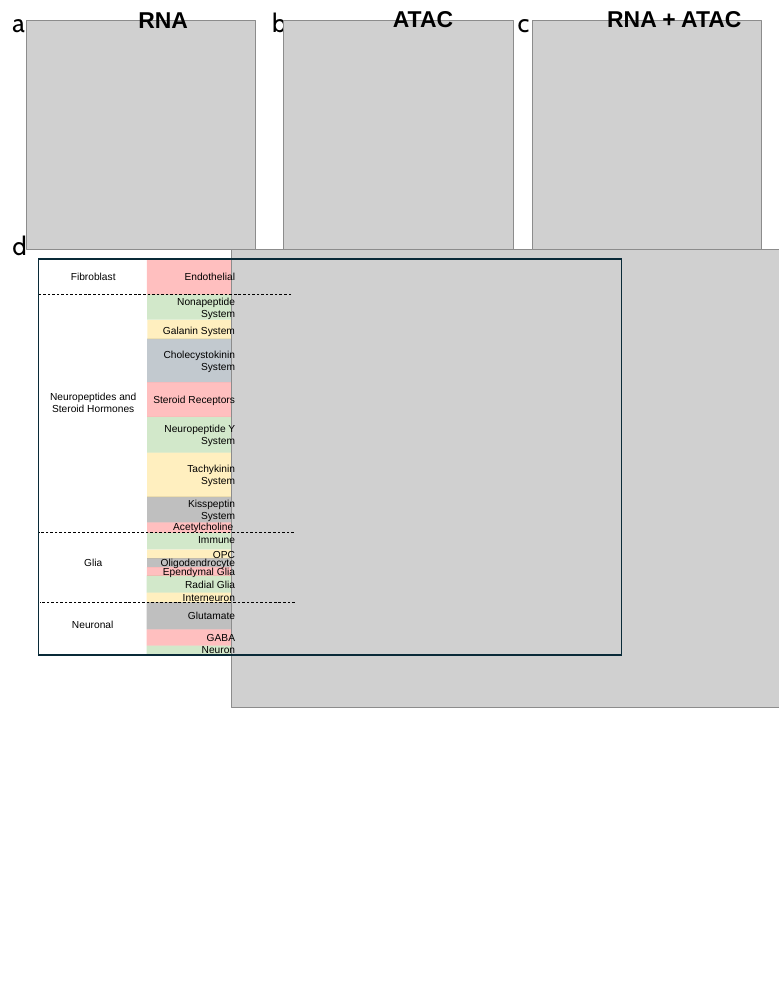
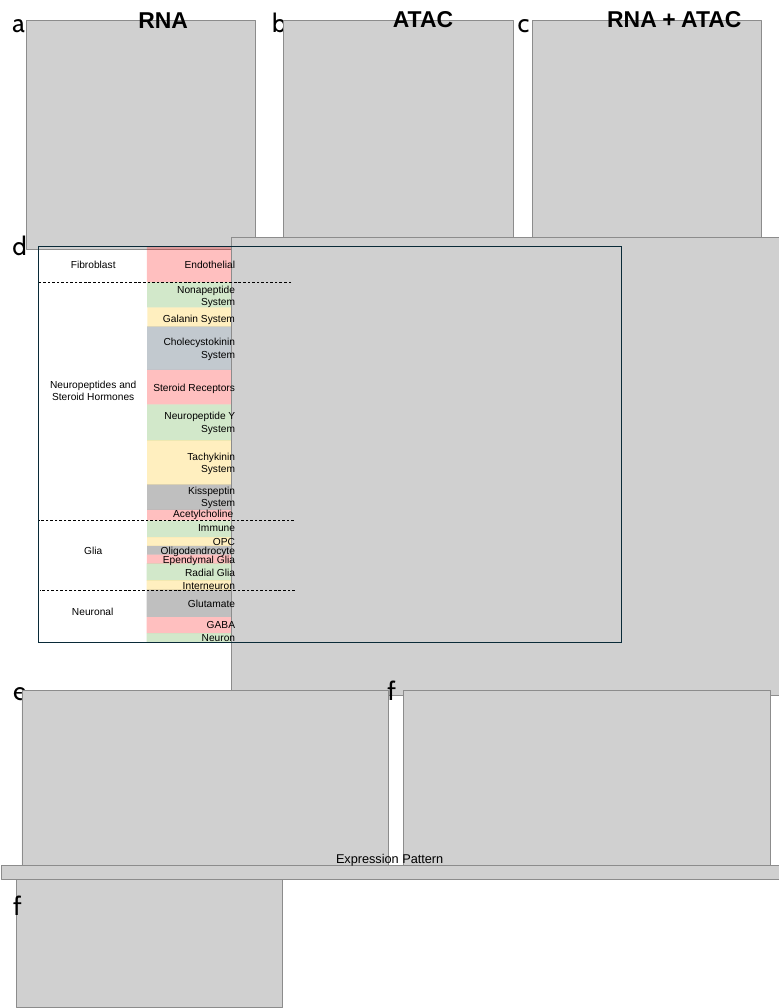
Before and after one commit to ggraham4/multiome_poa, a slide deck: slide 2 of Bachelors Thesis/Figures.pptx. Drawn at 779x1008 pixels with LibreOffice and Linux fonts; fonts in the diff are those of the drawing; grey boxes stand for pictures. Boxes give left, top, right and bottom in pixels: in the first picture for what was removed or moved away, otherwise in the second. Text is boxed around its words. In the diff, an @@ line names an element or a change of style, - is before the commit and + after.

```diff
--- a/Bachelors Thesis/Figures.pptx
+++ b/Bachelors Thesis/Figures.pptx
@@ 14 texts, 10 rectangles, 2 lines, 1 picture: place and size @@
-14 texts, 10 rectangles, 2 lines, 1 picture at (38, 249, 779, 708)
+14 texts, 10 rectangles, 2 lines, 1 picture at (38, 237, 779, 696)
@@ 9 rectangles, 8 texts, 1 line: place and size @@
-9 rectangles, 8 texts, 1 line at (38, 295, 294, 646)
+9 rectangles, 8 texts, 1 line at (38, 282, 294, 633)
@@ text added at (13, 687, 26, 707), 20.4 pt, text #000000 @@
+e
@@ text added at (387, 680, 396, 707), 20.4 pt, text #000000 @@
+f
@@ picture added at (22, 691, 389, 874) @@
@@ picture added at (403, 691, 770, 874) @@
@@ picture added at (1, 866, 779, 880) @@
@@ text added at (336, 853, 443, 866), 10 pt, text #000000 @@
+Expression Pattern
@@ text added at (13, 893, 22, 921), 20.4 pt, text #000000 @@
+f
@@ picture added at (16, 875, 282, 1008) @@
```
Also in this commit, not shown: 9 other files.
